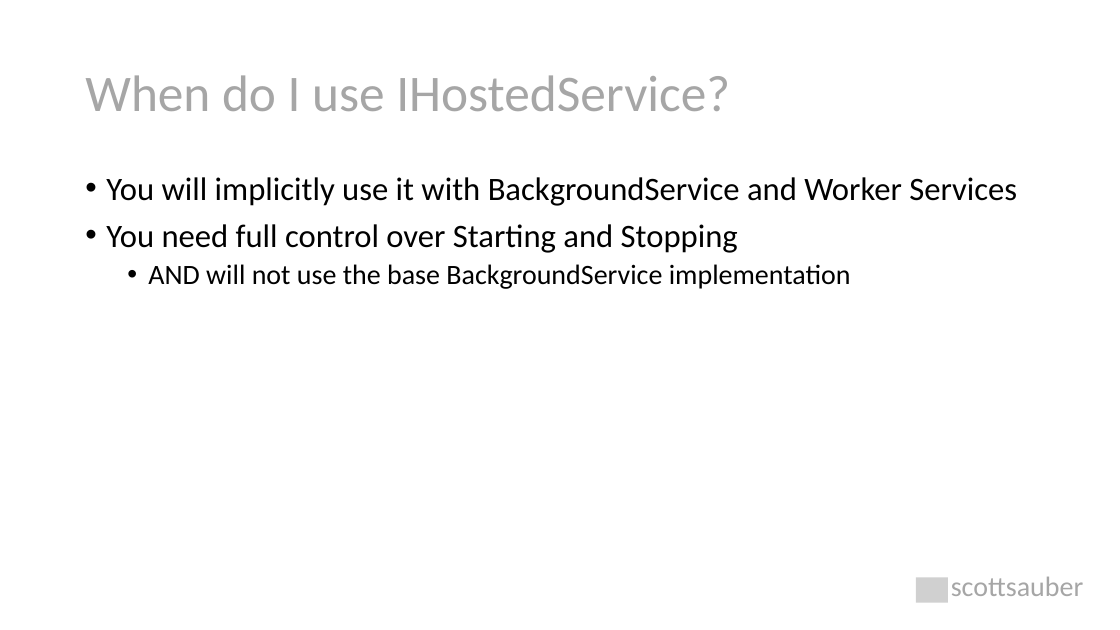
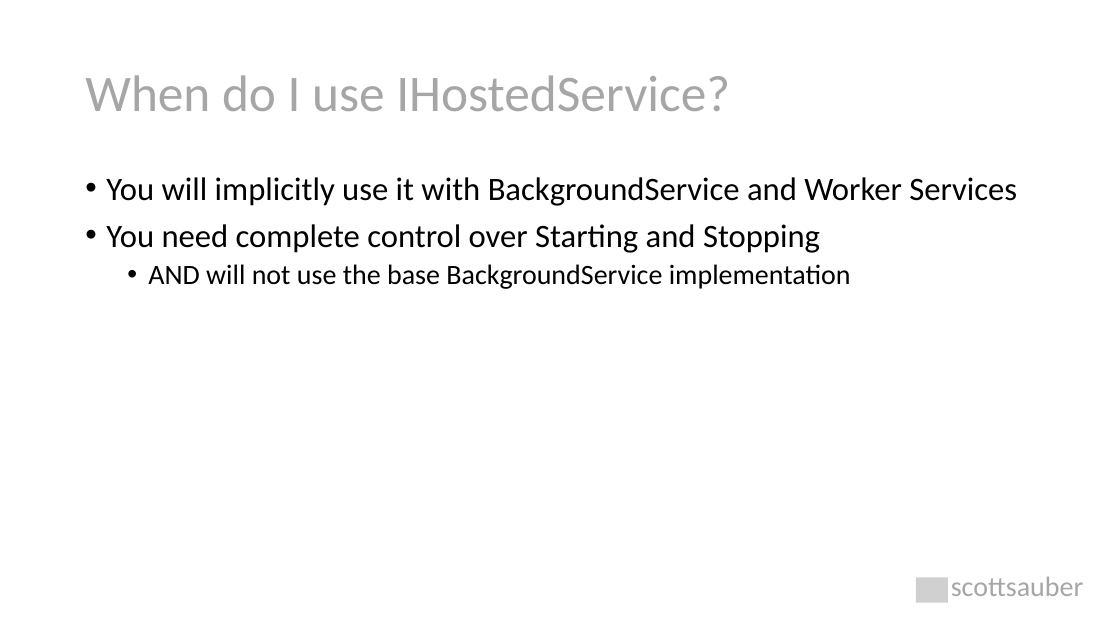
Before and after one commit to nirzaf/DotNetWorkShopTalk, a slide deck: slide 15 of 2022-03-18-DotNetRome-TheBackgroundOnBackgroundTasksInDotNet6/The Background on Background Tasks.pptx. Drawn at 1120x630 pixels with LibreOffice and Linux fonts; fonts in the diff are those of the drawing; grey boxes stand for pictures. Boxes give left, top, right and bottom in pixels: in the first picture for what was removed or moved away, otherwise in the second. Text is boxed around its words. In the diff, an @@ line names an element or a change of style, - is before the commit and + after.

```diff
--- a/2022-03-18-DotNetRome-TheBackgroundOnBackgroundTasksInDotNet6/The Background on Background Tasks.pptx
+++ b/2022-03-18-DotNetRome-TheBackgroundOnBackgroundTasksInDotNet6/The Background on Background Tasks.pptx
@@ text at (106,224,820,253): text changed @@
-• You need full control over Starting and Stopping
+• You need complete control over Starting and Stopping
```
Also in this commit, not shown: 2 other files.
